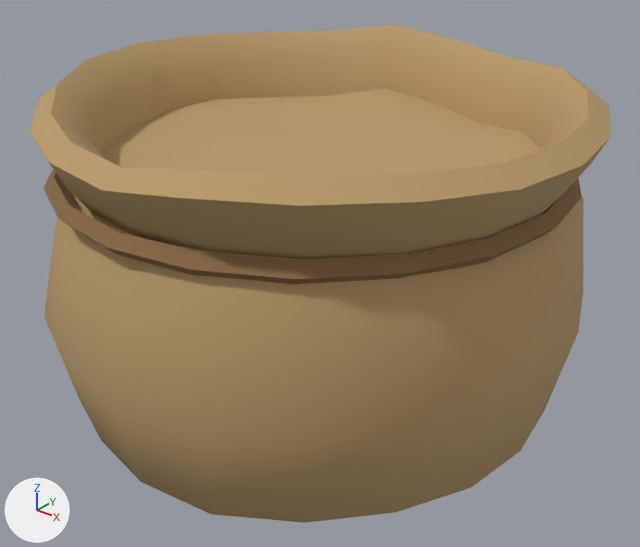
Renders of the Blender file models/grain_sack.blend from each side of a commit.
The view is the same before and after, from a 50 mm camera at (0.1519, -0.187, 0.1602) aimed at (0.0036, -0.0017, 0.0453). Arrows for +X, +Y and +Z are at lower left; the lights stay in place. The first picture is the older version.

Before the edit, the objects in view are built like this:
```python
me_grain_sack = bpy.data.meshes.new('grain_sack')
me_grain_sack.from_pydata(...)  # 282 vertices, 300 faces; spans x -0.078..0.079, y -0.08..0.079, z 0.0..0.104
me_grain_sack.polygons.foreach_set('use_smooth', [True] * 300)
# faces by material slot: [220, 80]
me_grain_sack.materials.append(mat_burlap)  # brown #b89a6a
me_grain_sack.materials.append(mat_twine)  # brown #8a6a44
ob_grain_sack = bpy.data.objects.new('grain_sack', me_grain_sack)
ob_grain_sack.location = (0.0, 0.0, 0.0)
```
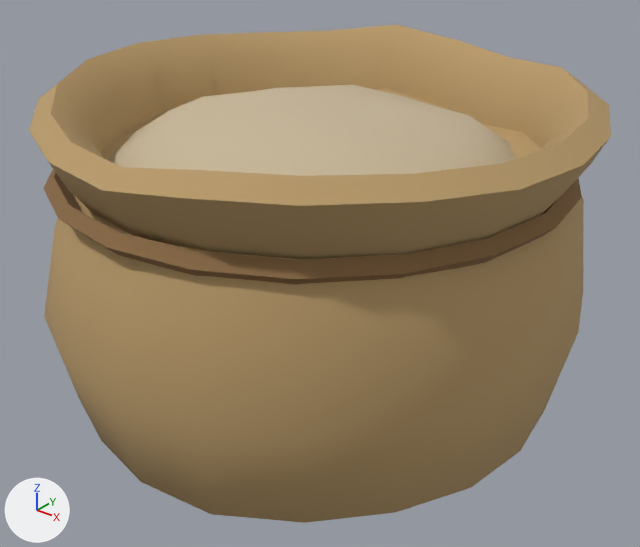
Where the change shows, as pixel boxes (x1, y1, x2, y2) in the pictures (640 x 547 px):
```json
{"object": "contents", "change": "added", "after": [107, 85, 516, 176], "on screen": "beige"}
```

Scene script edits in JSON lines:
```json
{"op": "add", "block": "mat_contents", "code": ["mat_contents = principled_material('contents')", "mat_contents.base_color = (0.578, 0.479, 0.323)  # beige #c8b89a", "mat_contents.roughness = 0.95"]}
{"op": "add", "block": "me_contents", "code": ["me_contents = bpy.data.meshes.new('contents')", "me_contents.from_pydata(...)  # 66 vertices, 80 faces; spans x -0.062..0.062, y -0.062..0.062, z 0.072..0.0951", "me_contents.polygons.foreach_set('use_smooth', [True] * 80)", "me_contents.materials.append(mat_contents)  # beige #c8b89a"]}
{"op": "add", "block": "ob_contents", "code": ["ob_contents = bpy.data.objects.new('contents', me_contents)", "ob_contents.location = (0.0, 0.0, 0.0)"]}
```
